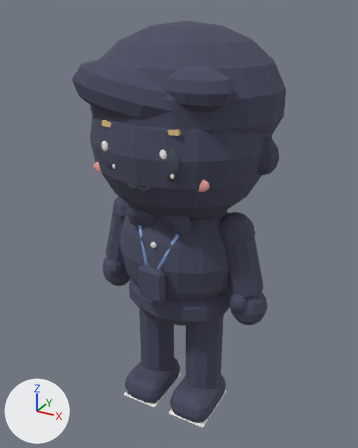
What one commit did to the glTF model out/avatars/av_sol.glb.
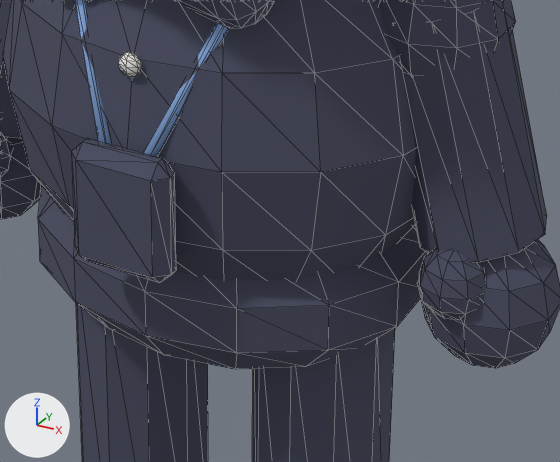
Each version is shown whole from a 50 mm camera at (0.737, -1.345, 1.378) aimed at (-0.02, 0.031, 0.69), then close up on the part from 33% to 75% of the width and 51% to 78% of the height. The lights are fixed; the arrows at lower left show +X, +Y and +Z. The first two pictures are the older version. The close-ups show mesh edges as thin lines. Where no turn or scale is listed for an object, it has been applied to the vertices. Vertices at exactly the same position are counted once.

In view in the first close-up: 'SM_av_sol_acc_badge', 'SM_av_sol_acc_badge_outline', 'SM_av_sol_arm_l_outline', 'SM_av_sol_arm_r_outline', 'SM_av_sol_hips_outline', 'SM_av_sol_leg_l_outline', 'SM_av_sol_leg_r_outline', 'SM_av_sol_torso_outline' and 1 more.
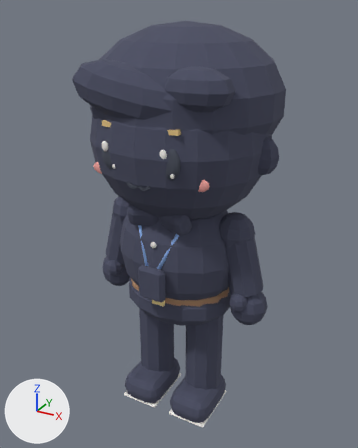
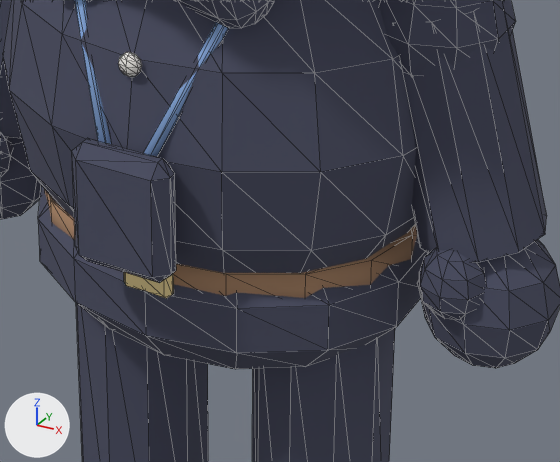
Where the change shows, as pixel boxes (x1, y1, x2, y2) in the close-ups (560 x 462 px):
'SM_av_sol_hips', reshaped (not visible before)
    after: (44, 189, 417, 298)
part 1 of me_sm_av_sol_hips, added (brown)
    after: (44, 189, 417, 298)
part 2 of me_sm_av_sol_hips, added (beige)
    after: (124, 272, 174, 298)

Patch to the scene script:
```diff
--- a/out/avatars/av_sol.glb.py
+++ b/out/avatars/av_sol.glb.py
@@ mat_mat_butter @@
+mat_mat_butter = principled_material('MAT_butter')
+mat_mat_butter.base_color = (0.922, 0.738, 0.356)  # beige #f6dfa1
+mat_mat_butter.roughness = 1.0
@@ me_sm_av_sol_hips @@
 # used by ob_sm_av_sol_hips; location = (0.0, 0.0, 0.0)
-me_sm_av_sol_hips.from_pydata(...)  # 86 vertices, 168 faces; spans x -0.181..0.181, y -0.146..0.146, z 0.36..0.54
+me_sm_av_sol_hips.from_pydata(...)  # 142 vertices, 272 faces; spans x -0.185..0.185, y -0.154..0.147, z 0.36..0.54
+# me_sm_av_sol_hips part 1: a new loose piece, a 16-sided cylinder along z spanning x -0.185..0.185, y -0.147..0.147, z 0.468..0.502, in mat_mat_wood_dark (brown #a98466)
+# me_sm_av_sol_hips part 2: a new loose piece of 24 vertices spanning x -0.025..0.025, y -0.154..-0.142, z 0.468..0.502, in mat_mat_butter (beige #f6dfa1)
 me_sm_av_sol_hips.materials.append(mat_mat_wood_dark)
+me_sm_av_sol_hips.materials.append(mat_mat_butter)  # beige #f6dfa1
```
